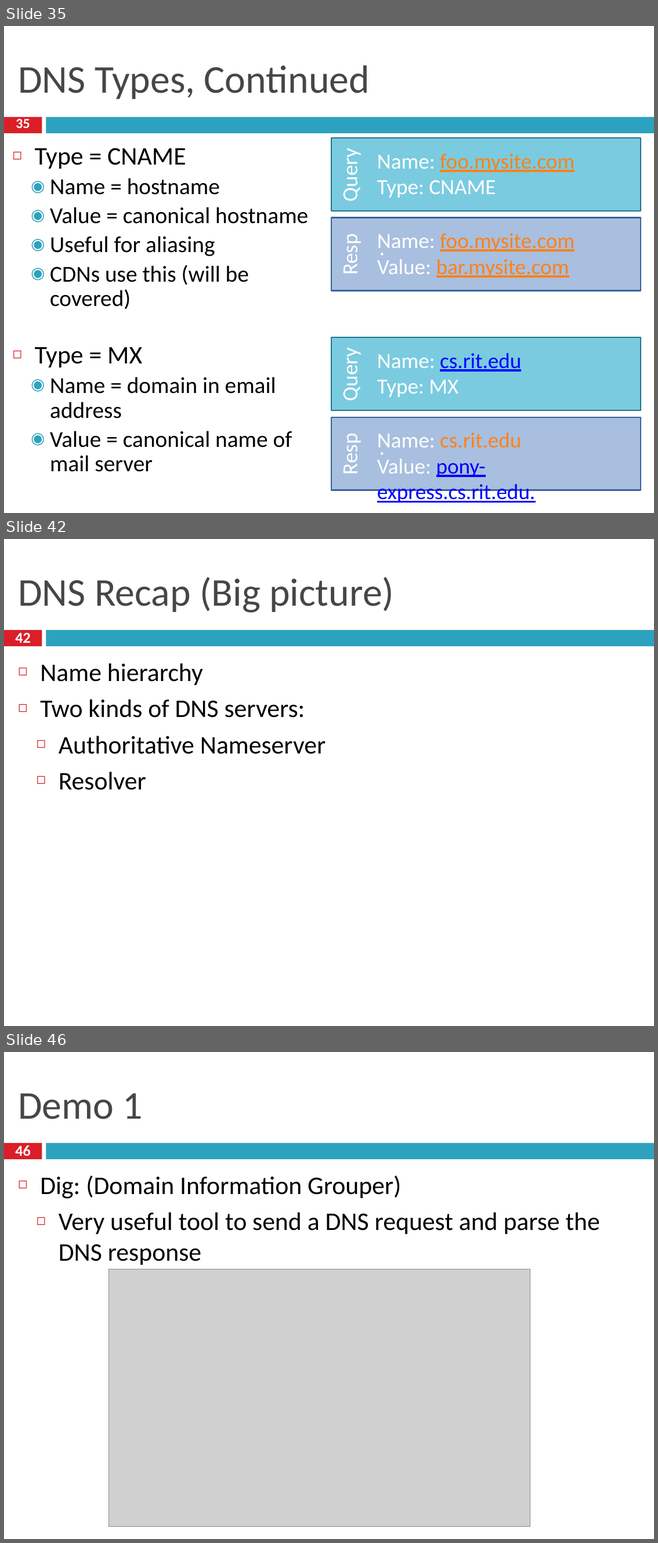
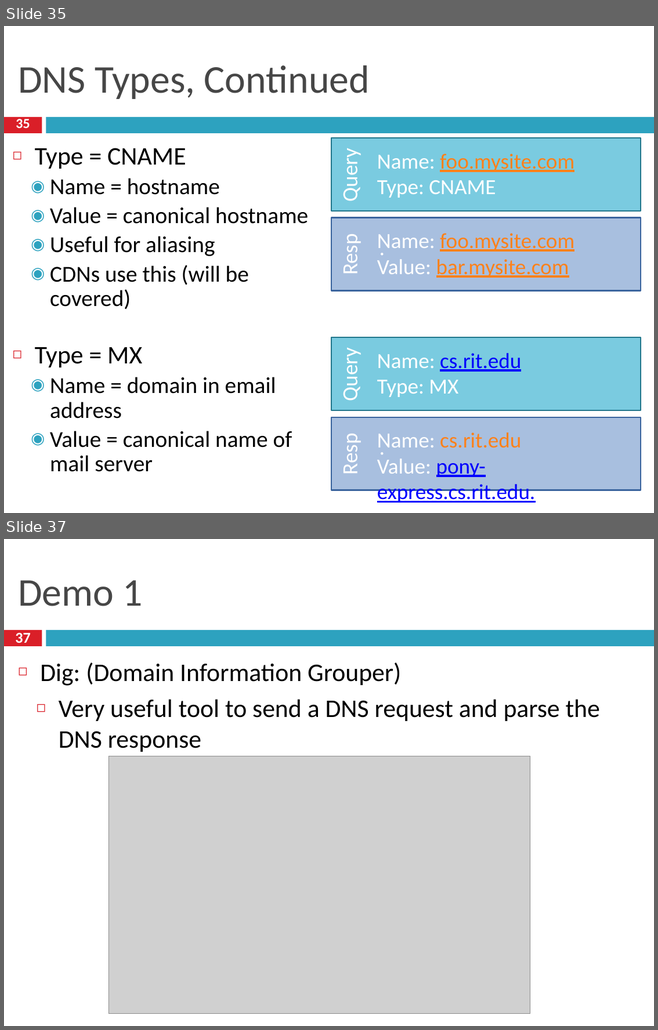
Before and after one commit to taejoong/taejoong.github.io, a slide deck: courses/csci-351/handouts/12-DNS.pptx. Shown one above the other, each under a label of ours: slides 35, 42 and 46 before the commit, slides 35 and 37 after it; the slides between them are not shown. The pictures are 658x1543 and 658x1030 pixels, drawn with LibreOffice and Linux fonts; fonts in the diff are those of the drawing; grey boxes stand for pictures. Boxes give left, top, right and bottom in pixels: in the first picture for what was removed or moved away, otherwise in the second. Text is boxed around its words. In the diff, an @@ line names an element or a change of style, - is before the commit and + after.

```diff
--- a/courses/csci-351/handouts/12-DNS.pptx
+++ b/courses/csci-351/handouts/12-DNS.pptx
@@ slide 42 removed at box(4, 539, 654, 1026), background #FFFFFF; not listed: 2 template elements that a slide beside it also shows @@
@@ title removed at box(18, 577, 394, 613) @@
-DNS Recap (Big picture)
@@ page number removed at box(15, 632, 31, 647) @@
-42
@@ text removed at box(40, 663, 326, 790) @@
-◻ Name hierarchy
-◻ Two kinds of DNS servers:
-  ◻ Authoritative Nameserver
-  ◻ Resolver
@@ what was slide 46 is now slide 37 @@
@@ page number at box(15, 632, 31, 647): text changed @@
-46
+37
```
Also in this commit, not shown: 7 slides changed, 1 slide added, 12 other slides removed, 3 other files.
